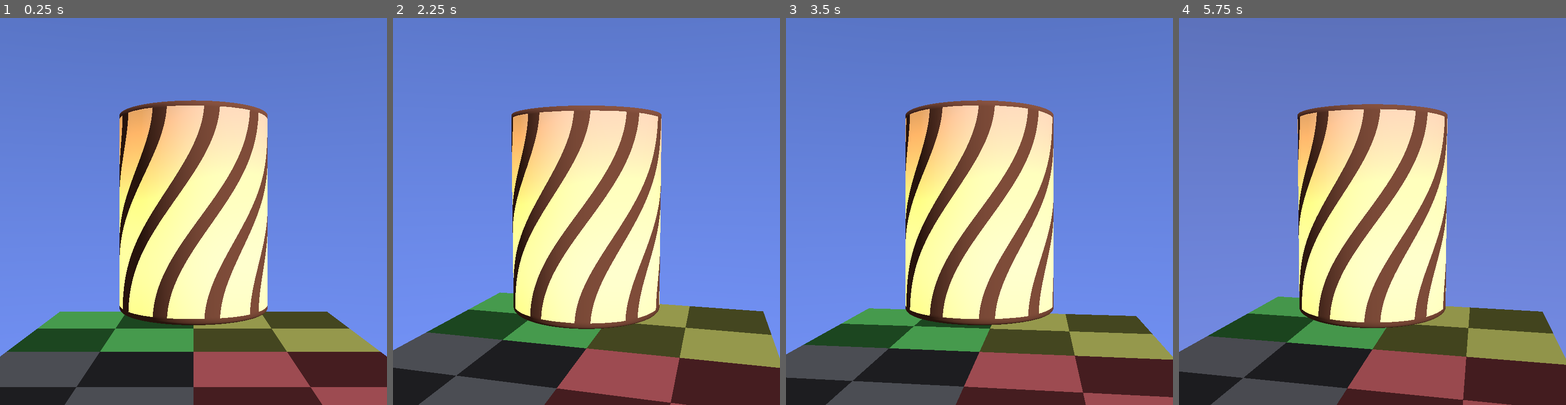
Above: before the commit, frames 1-4 (left to right).
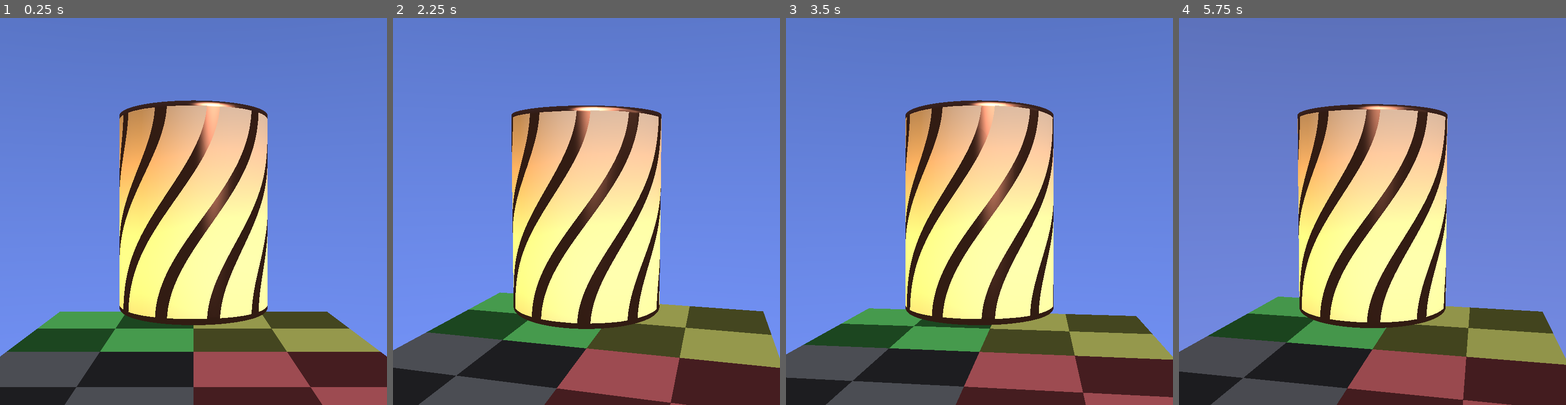
Above: after the commit, the same moments.

Repository: timo-eberl/realtime-graphics-exercises
Game: Godot game, scene res://tester.tscn
Two runs of this game, one before a commit and one after it. Both use one fixed random seed, a clock stepped at 60 frames per second and the inputs below.
Inputs (mouse positions are in pixels of both pictures, inside the frame that each line leads up to):
- Up to frame 1 (0.25 s): no input
- Up to frame 2 (2.25 s): tap Enter at 0.5 s; move the mouse to (605, 211) at 0.52 s; tap R at 0.6 s; move the mouse to (567, 211) at 1.27 s; tap M at 1.35 s; tap Space at 2 s; move the mouse to (594, 203) at 2.02 s; tap N at 2.1 s
- Up to frame 3 (3.5 s): tap Enter at 2.75 s; move the mouse to (975, 219) at 2.77 s; tap L at 2.85 s
- Up to frame 4 (5.75 s): tap Space at 3.5, 5 s; move the mouse to (1399, 215) at 3.52 s; tap 1 at 3.6 s; tap Enter at 4.25 s; move the mouse to (1341, 207) at 4.27 s; tap 2 at 4.35 s; move the mouse to (1376, 211) at 5.02 s; tap P at 5.1 s

The runs differ from the first frame. In frame 1, 18% of the frame differs, in the area x 30-70%, y 21-79%; in frame 2, 19%; in frame 3, 19%; in frame 4, 19%, in the area x 30-70%, y 22-80%.

Commit message:
add specular shading

Diff:
--- a/project-1/src/tester.gdshader
+++ b/project-1/src/tester.gdshader
@@ -234,6 +234,19 @@
 	// the integral over the upper hemisphere times cos(theta) equals to pi
 	// this cancels out with albedo/pi from lambertian BRDF
 	vec3 res = albedo * max(0.0, dot(normal, sunDirection));
+	res += albedo * max(0.0, normal.y) * _zenithColor;
+	res += albedo * vec3(0.1); // ambient
+
+	// point can be used later for a simple shadow calculation
+
+	return res;
+}
+
+vec3 shadeSpecular(vec3 albedo, vec3 point, vec3 normal, vec3 viewDir, float shininess) {
+	vec3 r = reflect(-sunDirection, normal);
+
+	// sun : Specular Phong reflection
+	vec3 res = albedo * pow(max(0,(-dot(r, viewDir))), shininess);
 	res += albedo * max(0.0, normal.y) * _zenithColor;
 	res += albedo * vec3(0.1); // ambient
 
@@ -376,32 +389,40 @@
 	}
 
 	if (d < EPSILON) { // shade surface
+		float frequency = 10.0;
+		float thickness = 0.025;
+		float bendStrength = 0.2;
+		vec3 light_pos = vec3(0, -0.5, 0);
+		float lightStrength = 3.0;
+		float lightTransparencyStrength = 1.8;
+		float metalShininess = 20.0;
+
 		vec3 normal = normalize(gradient(p));
 		vec2 normal_plane = normalize(vec2(p.x, p.z));
 		vec2 uv = vec2(calcTexcoordU(normal_plane), (p.y * 0.5) + 0.5);
-		uv.x += smoothstep(0, 1, uv.y) * 0.2;
-		float frequency = 10.0;
-		float thickness = 0.03;
+		vec2 bentUV = uv;
+		bentUV.x += smoothstep(0, 1, uv.y) * bendStrength;
 
 		// candle
-		vec3 light_pos = vec3(0, -0.5, 0);
 		float d = distance(light_pos, p);
-		vec3 l = normalize(p - light_pos);
+		vec3 l = normalize(light_pos - p);
+		vec3 r = reflect(-l, normal);
+		vec3 v = ray.dir;
 		float nDotL = dot(normal, l);
-		float lightStrength = 3.0;
-		float lightTransparencyStrength = 3.0;
 		float lighting = nDotL * lightStrength / (d*d);
 		float alpha = 0.7;
 
-		bool isSideStrip = fract(uv.x * frequency) < thickness * frequency;
+		bool isSideStrip = fract(bentUV.x * frequency) < thickness * frequency;
 		bool isTopOrBottom = abs(normal.y) > 0.1;
 		if (isSideStrip || isTopOrBottom) {
 			// metal material
-			vec3 light = max(0,(-lighting)) * _colorA * 0.15;
-			return light + shade(_colorB, p, normal);
+			vec3 light = max(0,(lighting)) * _colorA * 0.15;
+			float s = pow(max(0,(-dot(r, v))), metalShininess);
+			light = s * _colorB * _colorA;
+			return light + shadeSpecular(_colorB,p,normal,ray.dir,metalShininess);
 		}
 		else {
-			bool isInside = lighting < 0.0;
+			bool isInside = lighting > 0.0;
 			vec3 light = abs(lighting) * _colorA;
 			vec3 shading = light + shade(vec3(1), p, normal) * 0.25;
 			return isInside
--- a/project-1/src/tester.tscn
+++ b/project-1/src/tester.tscn
@@ -360,7 +360,7 @@
 grow_vertical = 2
 script = SubResource("GDScript_fjbdq")
 color_a = Color(0.829379, 0.573126, 0.275373, 1)
-color_b = Color(0.495236, 0.297213, 0.224191, 1)
+color_b = Color(0.607462, 0.375439, 0.289998, 1)
 color_c = Color(0.165066, 0.94709, 0.918091, 1)
 horizon_color = Color(0.443137, 0.568627, 0.956863, 1)
 ground_level = -1.5
